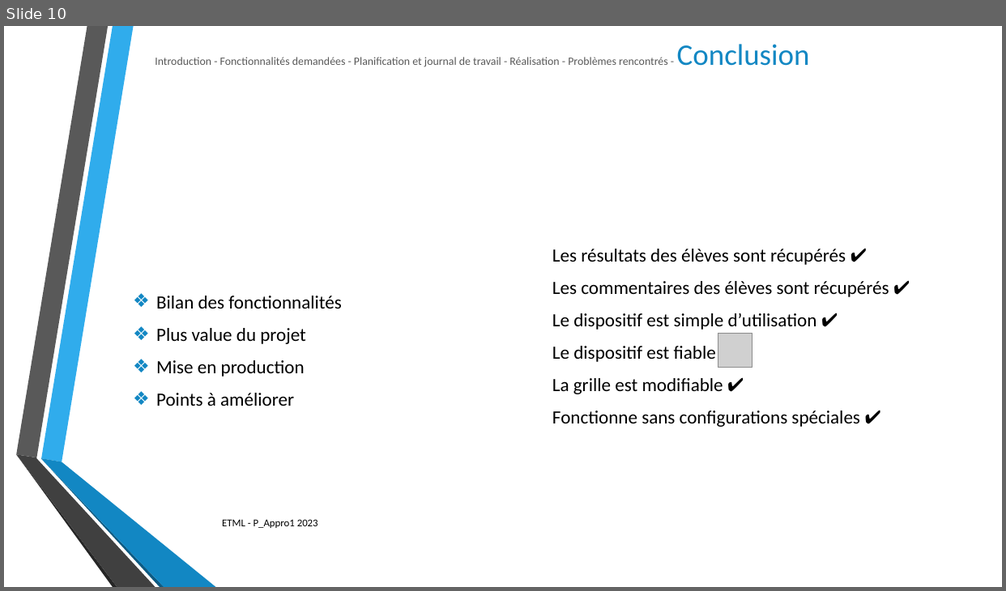
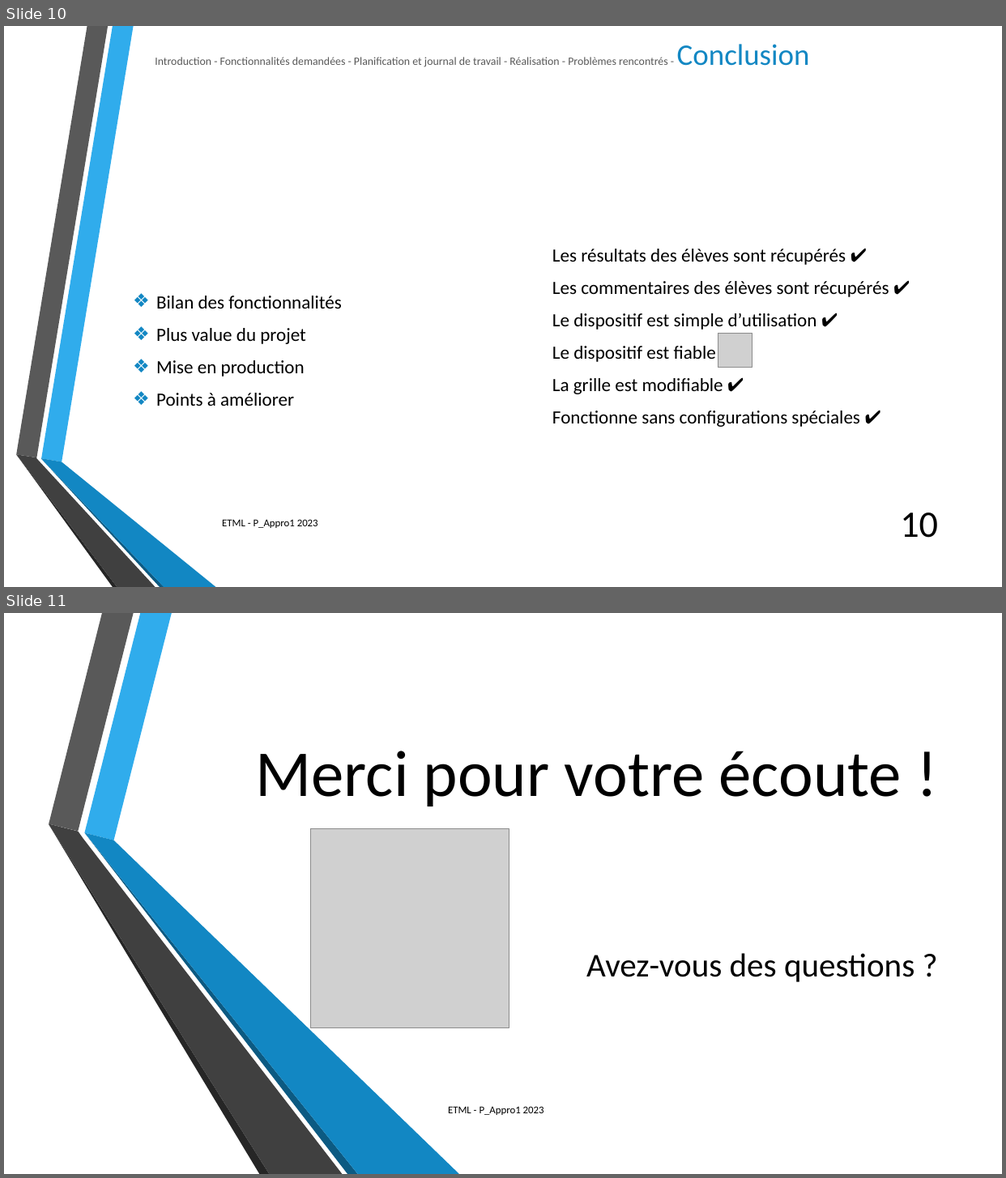
Before and after one commit to SylvainPhilipona/Recuperation-des-AutoEvaluations, a slide deck: CDC-rapport-jdt/Presentation/Presentation_philipona.pptx. Shown one above the other, each under a label of ours: slide 10 before the commit, slides 10 and 11 after it. The pictures are 1006x591 and 1006x1178 pixels, drawn with LibreOffice and Linux fonts; fonts in the diff are those of the drawing; grey boxes stand for pictures; background and template pictures are left out. Boxes give left, top, right and bottom in pixels: in the first picture for what was removed or moved away, otherwise in the second. Text is boxed around its words. In the diff, an @@ line names an element or a change of style, - is before the commit and + after.

```diff
--- a/CDC-rapport-jdt/Presentation/Presentation_philipona.pptx
+++ b/CDC-rapport-jdt/Presentation/Presentation_philipona.pptx
@@ slide 11 added at (4,613,1002,1174), background picture (left out) @@
@@ title added at (256,751,901,807), 63 pt, text #000000 @@
+Merci pour votre écoute !
@@ group added at (49,613,460,1174): 6 freeform shapes @@
@@ picture added at (310,828,509,1028) @@
@@ subtitle added at (586,953,914,982), 32 pt, text #000000 @@
+Avez-vous des questions ?
@@ text added at (448,1106,544,1115), 10 pt, text #000000 @@
+ETML - P_Appro1 2023
@@ slide 10 changed as well @@
@@ page number added at (900,513,938,538), 36 pt, text #000000 @@
+10
```
Also in this commit, not shown: 9 other slides changed, 3 other files.
